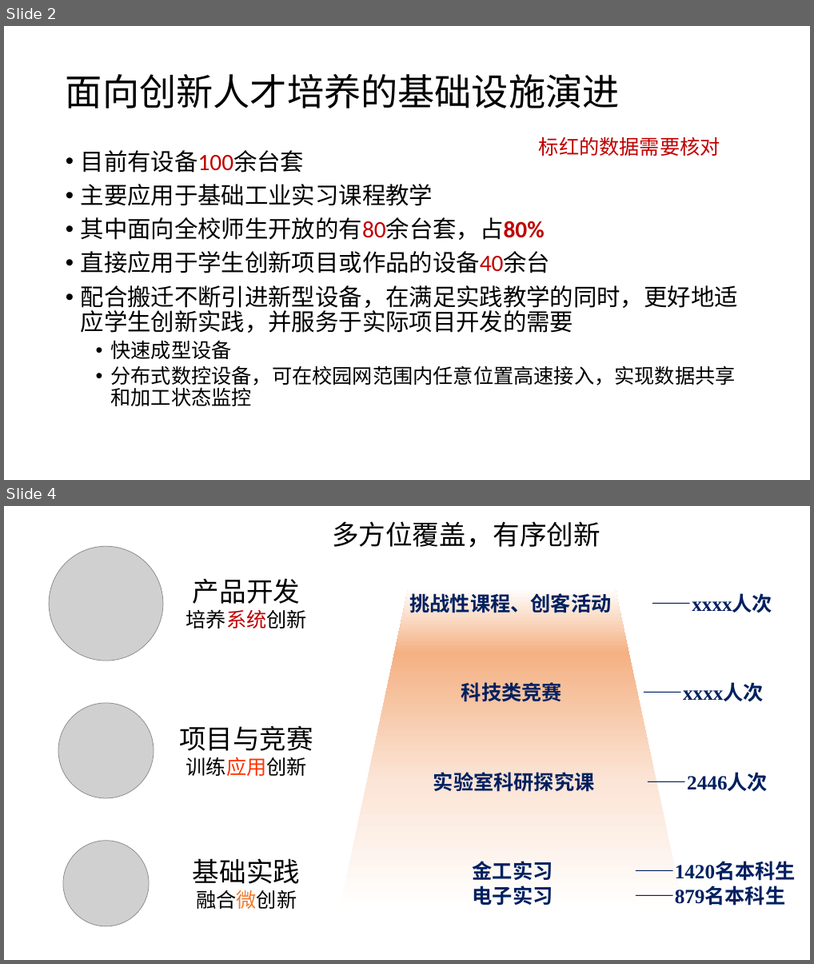
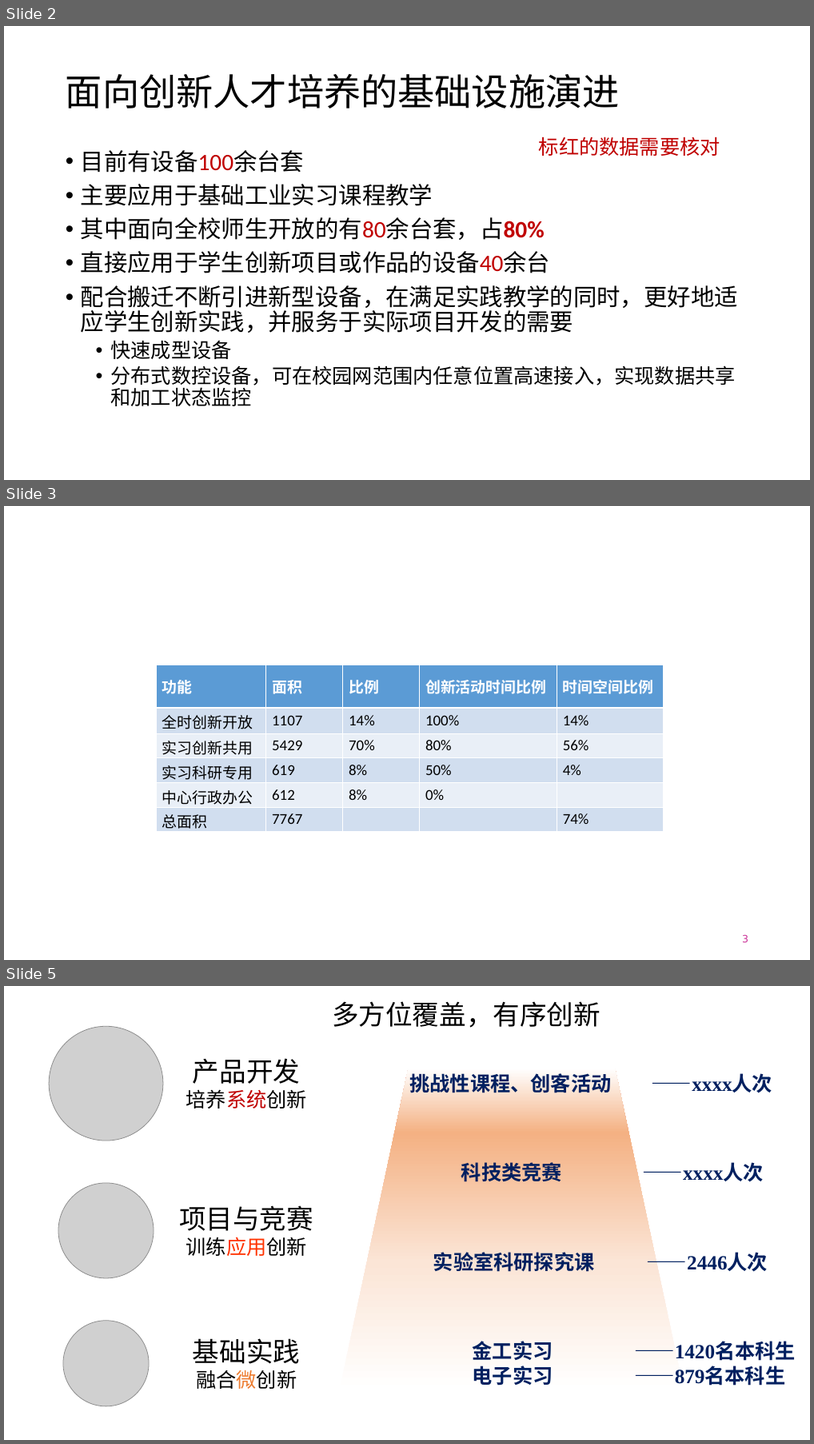
Before and after one commit to woodyme/i.center_my_workzone, a slide deck: 训练中心创客交叉融合空间建设/doc/训练中心制造信息化平台和创客空间建设项目规划-新思路补充.pptx. Shown one above the other, each under a label of ours: slides 2 and 4 before the commit, slides 2, 3 and 5 after it; the slides between them are not shown. The pictures are 814x964 and 814x1444 pixels, drawn with LibreOffice and Linux fonts; fonts in the diff are those of the drawing; grey boxes stand for pictures. Boxes give left, top, right and bottom in pixels: in the first picture for what was removed or moved away, otherwise in the second. Text is boxed around its words. In the diff, an @@ line names an element or a change of style, - is before the commit and + after.

Commit message:
update 空间规划

```diff
--- a/训练中心创客交叉融合空间建设/doc/训练中心制造信息化平台和创客空间建设项目规划-新思路补充.pptx
+++ b/训练中心创客交叉融合空间建设/doc/训练中心制造信息化平台和创客空间建设项目规划-新思路补充.pptx
@@ slide 3 added at bbox=[4, 506, 810, 960], background #FFFFFF @@
@@ table added at bbox=[157, 664, 664, 835], 6 rows, 5 columns @@
+功能 | 面积 | 比例 | 创新活动时间比例 | 时间空间比例
+全时创新开放 | 1107 | 14% | 100% | 14%
+实习创新共用 | 5429 | 70% | 80% | 56%
+实习科研专用 | 619 | 8% | 50% | 4%
+中心行政办公 | 612 | 8% | 0% | 
+总面积 | 7767 |  |  | 74%
@@ page number added at bbox=[742, 934, 749, 942], 12 pt, text #CC3399 @@
+3
@@ what was slide 4 is now slide 5 @@
```
Also in this commit, not shown: 1 slide changed.
